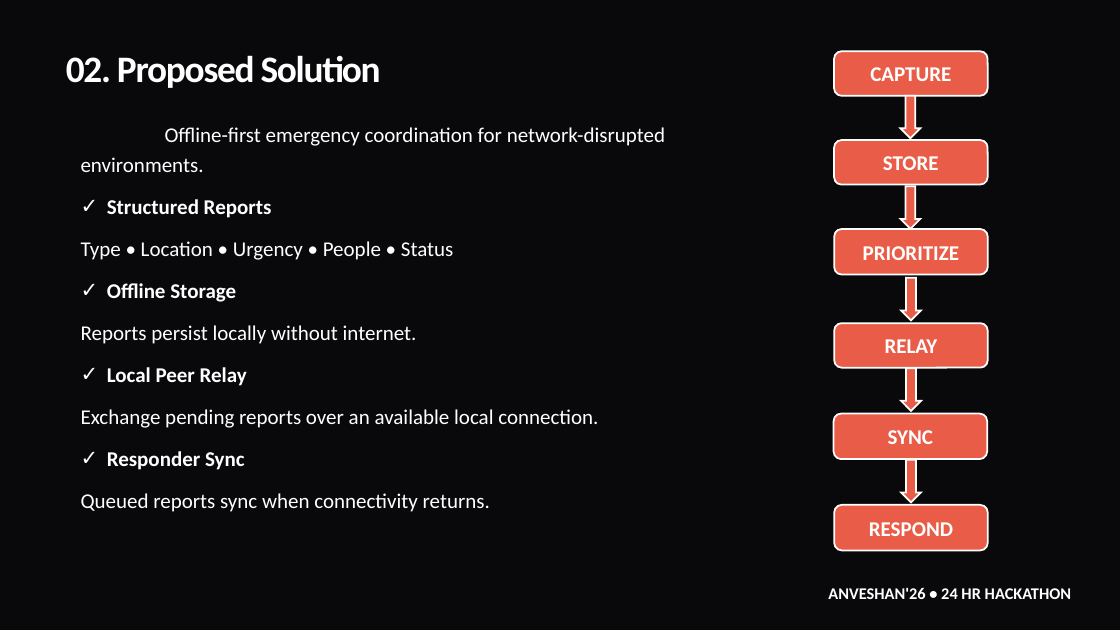
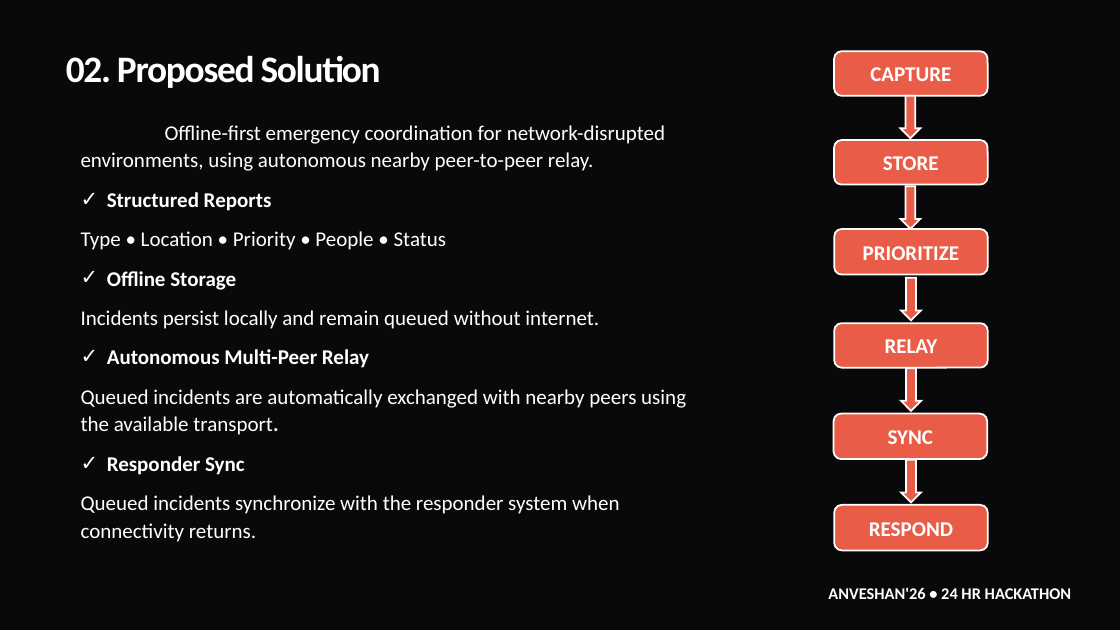
Before and after one commit to PratikDas-VTU/NEXUS, a slide deck: slide 3 of Nexus.pptx. Drawn at 1120x630 pixels with LibreOffice and Linux fonts; fonts in the diff are those of the drawing; background and template pictures are left out. Boxes give left, top, right and bottom in pixels: in the first picture for what was removed or moved away, otherwise in the second. Text is boxed around its words. In the diff, an @@ line names an element or a change of style, - is before the commit and + after.

```diff
--- a/Nexus.pptx
+++ b/Nexus.pptx
@@ subtitle at [81,125,665,171]: text changed @@
-Offline-first emergency coordination for network-disrupted environments.
+Offline-first emergency coordination for network-disrupted environments, using autonomous nearby peer-to-peer relay.
@@ subtitle at [107,192,272,475]: line spacing 1.2 to 1.1 @@
@@ subtitle at [81,231,446,250]: text changed @@
-Type • Location • Urgency • People • Status
+Type • Location • Priority • People • Status
@@ subtitle at [81,310,686,435]: text changed @@
-Reports persist locally without internet.
-✓ Local Peer Relay
-Exchange pending reports over an available local connection.
+Incidents persist locally and remain queued without internet.
+✓ Autonomous Multi-Peer Relay
+Queued incidents are automatically exchanged with nearby peers using the available transport.
@@ subtitle at [81,495,619,542]: text changed @@
-Queued reports sync when connectivity returns.
+Queued incidents synchronize with the responder system when connectivity returns.
```
Also in this commit, not shown: 5 other slides changed, 1 slide added, 2 other files.
